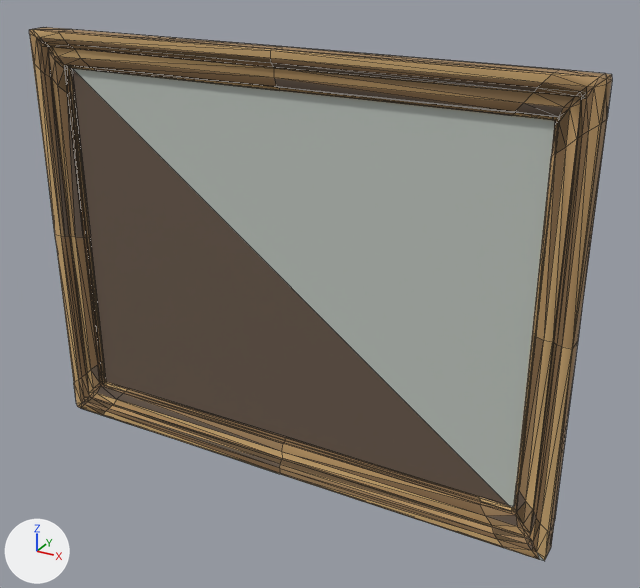
An edit to the glTF model styles/stick-man/assets/props/care-home/fancy-picture-frame.glb, drawn before and after from the same camera.
The view is the same before and after, from a 50 mm camera at (0.441, -0.718, 0.585) aimed at (0.038, 0.014, 0.219). The lights are fixed; the arrows at lower left show +X, +Y and +Z. The picture after the commit comes second. Mesh edges are drawn as thin lines. Vertices at exactly the same position are counted once.

In view in the first picture: 'fancy-picture-frame'.
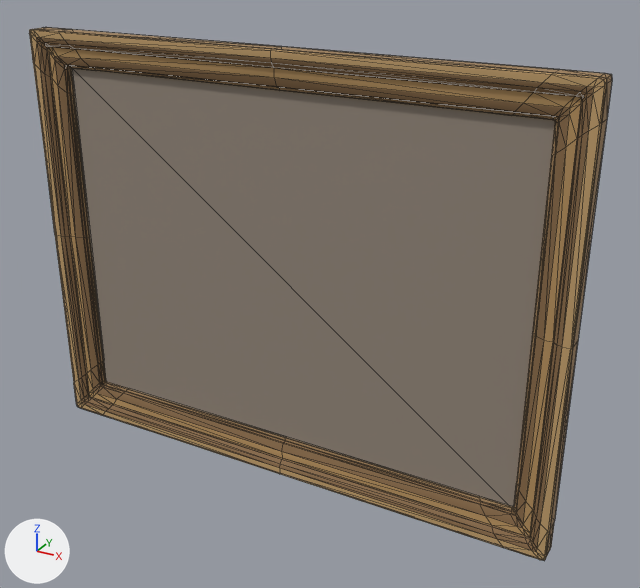
Location of each change, [x1, y1, x2, y2] in pixels of the pictures (640 x 588 px):
'fancy-picture-frame', recoloured, reshaped
    both: [29, 27, 612, 561]
part 1 of me_prop_001, reshaped
    before: [512, 113, 555, 490]
    after: [512, 70, 612, 531]
part 2 of me_prop_001, reshaped
    before: [67, 65, 100, 364]
    after: [29, 27, 100, 382]
part 3 of me_prop_001, reshaped
    before: [479, 497, 513, 511]
    after: [479, 494, 554, 561]
part 4 of me_prop_001, reshaped
    before: [105, 382, 128, 391]
    after: [74, 361, 128, 415]
part 5 of me_prop_001, recoloured (lighter)
    both: [71, 69, 509, 506]
part 6 of me_prop_001, recoloured
    both: [36, 37, 592, 550]
part 7 of me_prop_001, recoloured
    both: [130, 419, 280, 473]
part 8 of me_prop_001, recoloured
    both: [94, 68, 481, 501]
part 9 of me_prop_001, recoloured
    both: [49, 48, 587, 552]
part 10 of me_prop_001, recoloured
    both: [102, 71, 503, 505]
part 11 of me_prop_001, recoloured
    both: [71, 48, 494, 533]
part 12 of me_prop_001, edited (looks the same)
    both: [52, 47, 576, 535]
part 13 of me_prop_001, recoloured
    both: [41, 42, 586, 544]
part 14 of me_prop_001, recoloured
    both: [103, 415, 529, 550]
part 15 of me_prop_001, recoloured
    both: [48, 47, 581, 537]

Patch to the scene script:
```diff
--- a/styles/stick-man/assets/props/care-home/fancy-picture-frame.glb.py
+++ b/styles/stick-man/assets/props/care-home/fancy-picture-frame.glb.py
@@ mat_flat_s_1 @@
 mat_flat_s_1 = principled_material('flat_s_1')
-mat_flat_s_1.base_color = (0.515, 0.558, 0.515)  # light grey #bec5be
+mat_flat_s_1.base_color = (0.292, 0.242, 0.195)  # brown #93877a
 mat_flat_s_1.roughness = 0.75
@@ mat_flat_s_3 @@
 mat_flat_s_3 = principled_material('flat_s_3')
-mat_flat_s_3.base_color = (0.24, 0.139, 0.0594)  # brown #866845
+mat_flat_s_3.base_color = (0.0886, 0.0575, 0.0177)  # brown #544424
 mat_flat_s_3.roughness = 0.75
@@ mat_flat_s_4 @@
 mat_flat_s_4 = principled_material('flat_s_4')
-mat_flat_s_4.base_color = (0.131, 0.0752, 0.028)  # brown #654e2f
+mat_flat_s_4.base_color = (0.54, 0.347, 0.15)  # brown #c29f6c
 mat_flat_s_4.roughness = 0.75
@@ me_prop_001 @@
-me_prop_001.from_pydata(...)  # 396 vertices, 760 faces; spans x -0.302..0.302, y -0.01..0.01, z 0.0..0.464
+me_prop_001.from_pydata(...)  # 485 vertices, 938 faces; spans x -0.302..0.302, y -0.01..0.01, z 0.0..0.464
+# me_prop_001 part 1: 7 vertices moved within x 0.26..0.266, y -0.001..0.004, z 0.232..0.424; 2 vertices removed from x 0.263..0.299, y 0.01, z 0.422..0.459; 26 vertices added at x 0.26..0.302, y -0.01..0.01, z 0.232..0.464
+# me_prop_001 part 2: 6 vertices moved within x -0.266..-0.26, y -0.001..0.004, z 0.232..0.424; 1 vertex removed from x -0.263, y 0.01, z 0.422; 26 vertices added at x -0.302..-0.26, y -0.01..0.01, z 0.232..0.464
+# me_prop_001 part 3: 1 vertex moved within x 0.26, y 0.004, z 0.04; 1 vertex removed from x 0.263, y 0.01, z 0.042; 22 vertices added at x 0.26..0.302, y -0.01..0.01, z 0.0..0.044
+# me_prop_001 part 4: 1 vertex moved within x -0.26, y 0.004, z 0.04; 2 vertices removed from x -0.299..-0.263, y 0.01, z 0.005..0.042; 21 vertices added at x -0.302..-0.26, y -0.01..0.01, z 0.0..0.044
+# me_prop_001 part 5: 1 face spanning x -0.27..0.269, y 0.005, z 0.031..0.431 switches from mat_flat_s_2 (brown #68574a) to mat_flat_s_1 (brown #93877a)
+# me_prop_001 part 6: 119 faces spanning x -0.292..0.292, y -0.01..0.004, z 0.008..0.456 switch from mat_flat_s_3 (brown #866845) to mat_flat_s_2 (brown #896a47)
+# me_prop_001 part 7: 1 face spanning x -0.252..0.0, y -0.01, z 0.001..0.008 switches from mat_flat_s_3 (brown #866845) to mat_flat_s_4 (brown #c29f6c)
+# me_prop_001 part 8: 16 faces spanning x -0.302..0.26, y 0.004..0.01, z 0.0..0.459 switch from mat_flat_s_3 (brown #866845) to mat_flat_s_6 (brown #9f8058)
+# me_prop_001 part 9: 40 faces spanning x -0.287..0.292, y -0.01..0.004, z 0.008..0.456 switch from mat_flat_s_4 (brown #654e2f) to mat_flat_s_2 (brown #896a47)
+# me_prop_001 part 10: 4 faces spanning x -0.26..0.26, y 0.004..0.007, z 0.04..0.428 switch from mat_flat_s_5 (brown #cea972) to mat_flat_s_6 (brown #9f8058)
+# me_prop_001 part 11: 5 faces spanning x -0.277..0.248, y -0.009..0.004, z 0.013..0.448 switch from mat_flat_s_6 (orange #b69260) to mat_flat_s_2 (brown #896a47)
+# me_prop_001 part 12: 29 faces spanning x -0.296..0.296, y -0.01..0.007, z 0.0..0.446 switch from mat_flat_s_6 (orange #b69260) to mat_flat_s_5 (orange #b6915d)
+# me_prop_001 part 13: 34 faces spanning x -0.292..0.287, y -0.01..0.007, z 0.008..0.456 switch from mat_flat_s_7 (brown #9f7f58) to mat_flat_s_2 (brown #896a47)
+# me_prop_001 part 14: 3 faces spanning x -0.26..0.287, y -0.01, z 0.0..0.008 switch from mat_flat_s_7 (brown #9f7f58) to mat_flat_s_4 (brown #c29f6c)
+# me_prop_001 part 15: 18 faces spanning x -0.283..0.283, y -0.005..0.007, z 0.018..0.446 switch from mat_flat_s_7 (brown #9f7f58) to mat_flat_s_5 (orange #b6915d)
 me_prop_001.materials.append(mat_flat_s_0)
```
